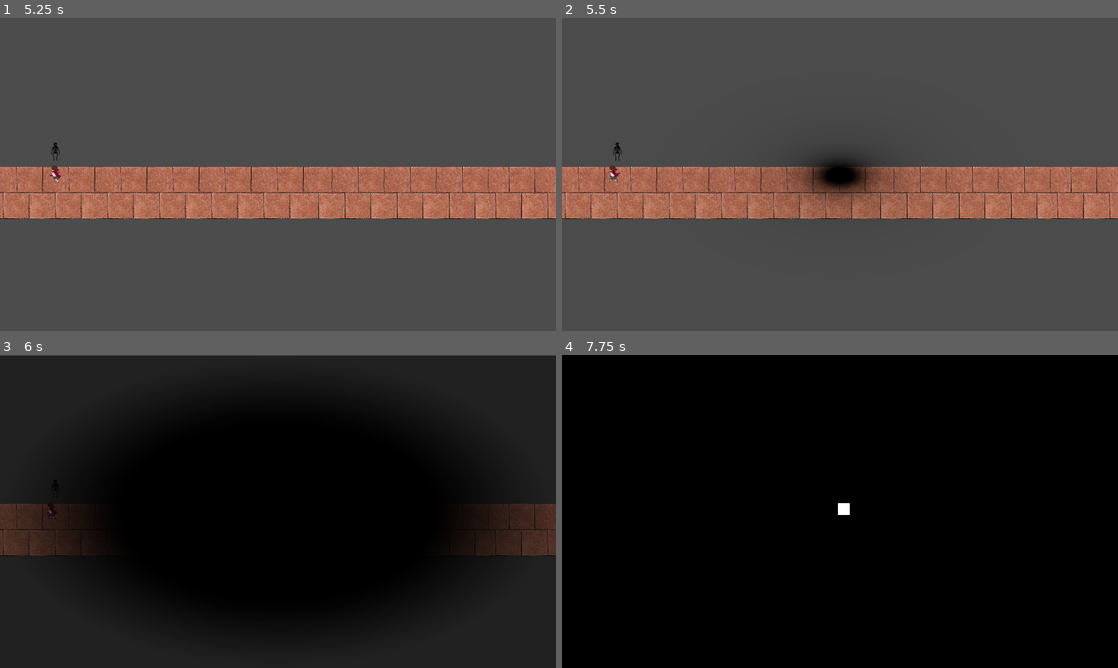
Above: before the commit, frames 1-4 (two rows, left to right).
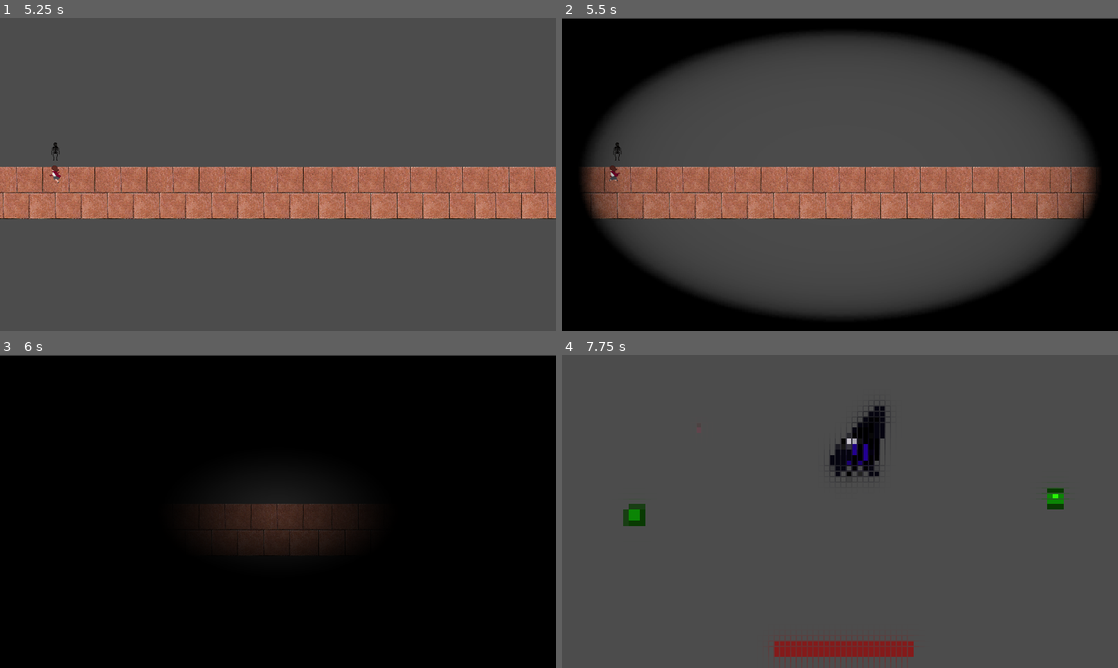
Above: after the commit, the same moments.

Repository: LadyVolk/The-Modern-Triad
Game: Godot game, scene res://Infra/Menu.tscn
The game is run twice, just before and just after one commit, with the same random seed, the same clock (stepped at 60 frames per second) and the same inputs. The engine's default icon, where the game draws it, is replaced by a stand-in: a white triangle on a blue panel in a dark square. Sound files missing from this copy of the repository are replaced by a short silence.
Inputs (mouse positions are in pixels of both pictures, inside the frame that each line leads up to):
- Up to frame 1 (5.25 s): click "START" at 0.5 s; move the mouse to (400, 158) at 1.27 s; hold D (player_right) 1.28-2.03 s; hold Right mouse button (melee_attack) 1.28-2.03 s; move the mouse to (166, 190) at 2.02 s; hold S (player_down) 2.03-2.78 s; tap Space (player_dash) at 2.1 s; move the mouse to (333, 105) at 2.77 s; press the mouse at (333, 105) at 2.78 s; hold D (player_right) 2.78-3.53 s; move the mouse to (250, 237) at 3.52 s; release the mouse at (250, 237) at 3.53 s; hold W (player_up) 3.53-4.28 s; right-click (250, 237) at 3.6 s; move the mouse to (444, 221) at 4.27 s; hold Space (player_dash) 4.28-5.03 s; hold A (player_left) from 4.28 s (still down); move the mouse to (111, 127) at 5.02 s; click (111, 127) at 5.1 s
- Up to frame 2 (5.5 s): keep holding A (player_left)
- Up to frame 3 (6 s): move the mouse to (305, 511) at 5.77 s; release A (player_left) at 5.78 s; hold S (player_down) from 5.78 s (still down); hold Right mouse button (melee_attack) from 5.78 s (still down)
- Up to frame 4 (7.75 s): move the mouse to (756, 433) at 6.52 s; release S (player_down) at 6.53 s; release Right mouse button (melee_attack) at 6.53 s; hold D (player_right) 6.53-7.28 s; tap Space (player_dash) at 6.6 s; move the mouse to (962, 495) at 7.27 s; press the mouse at (962, 495) at 7.28 s; hold W (player_up) from 7.28 s (still down)

Frame 1 is identical in both runs. In frame 2, 46% of the frame differs, in the area x 0-100%, y 0-100%; in frame 3, 47%; in frame 4, 99%.

Commit message:
worked on transition effects

Diff:
--- a/game/Bosses/Depression/Depression.gd
+++ b/game/Bosses/Depression/Depression.gd
@@ -1,5 +1,3 @@
-tool
-
 extends KinematicBody2D
 
 onready var timer = $Timer
@@ -22,7 +20,7 @@
 
 
 func _on_Timer_timeout():
-	if not player or Global.pixel_effect_on:
+	if not player or Global.freeze:
 		return
 	if boss_state == 1:
 		randomize()
@@ -56,7 +54,7 @@
 
 
 func _physics_process(delta):
-	if target_destination and not invincible:
+	if target_destination and not invincible and not Global.freeze:
 		var how_much = delta*speed
 
 		var move_x = how_much_to_move(target_destination.x, position.x, how_much)
--- a/game/Bosses/Depression/Level.gd
+++ b/game/Bosses/Depression/Level.gd
@@ -27,9 +27,16 @@
 	boss.player = player
 	AudioManager.play_bgm("depression")
 
-	$ColorRect/AnimationPlayer.play("PixelEffect")
+	Global.freeze = true
 
-	Global.pixel_effect_on = true
+	$Tween.interpolate_property($Shaders/FadeIn.get_material(), "shader_param/amount",
+								1.0, 0.0, 1.0, Tween.TRANS_QUAD, Tween.EASE_IN)
+	$Tween.start()
+
+	yield($Tween, "tween_completed")
+
+	$Shaders/Pixel/AnimationPlayer.play("PixelEffect")
+
 
 	##yield($ColorRect/AnimationPlayer.play("PixelEffect"), "animation_finished")
 
@@ -175,5 +182,5 @@
 		player.stun(stun_time, direction, force)
 
 
-func _on_AnimationPlayer_animation_finished(anim_name):
-	Global.pixel_effect_on = false
+func _on_AnimationPlayer_animation_finished(_anim_name):
+	Global.freeze = false
--- a/game/Bosses/Depression/Level.tscn
+++ b/game/Bosses/Depression/Level.tscn
@@ -6,12 +6,35 @@
 [ext_resource path="res://Bosses/Depression/Depression.tscn" type="PackedScene" id=4]
 [ext_resource path="res://Infra/FadeScreen.tscn" type="PackedScene" id=5]
 [ext_resource path="res://Life/Pixelation.tres" type="Material" id=6]
+[ext_resource path="res://assets/images/transition/trans_1.png" type="Texture" id=7]
 
 [sub_resource type="RectangleShape2D" id=1]
 extents = Vector2( 300, 350 )
 
 [sub_resource type="RectangleShape2D" id=2]
 extents = Vector2( 580.292, 286.836 )
+
+[sub_resource type="Shader" id=6]
+code = "shader_type canvas_item;
+
+uniform float amount : hint_range(0, 1);
+uniform sampler2D noise_texture;
+
+void fragment(){
+	vec4 noise_pixel_color = texture(noise_texture, UV);
+
+	float noise_color = 1.0 - noise_pixel_color.r;
+
+	float alpha = smoothstep(0.0, noise_color, amount);
+
+	COLOR = vec4(0.0, 0.0, 0.0, alpha);
+
+}"
+
+[sub_resource type="ShaderMaterial" id=5]
+shader = SubResource( 6 )
+shader_param/amount = null
+shader_param/noise_texture = ExtResource( 7 )
 
 [sub_resource type="Animation" id=3]
 resource_name = "PixelEffect"
@@ -127,7 +150,23 @@
 
 [node name="FadeScreen" parent="." instance=ExtResource( 5 )]
 
-[node name="ColorRect" type="ColorRect" parent="."]
+[node name="Tween" type="Tween" parent="."]
+
+[node name="Shaders" type="CanvasLayer" parent="."]
+layer = 2
+
+[node name="FadeIn" type="ColorRect" parent="Shaders"]
+material = SubResource( 5 )
+anchor_right = 1.0
+anchor_bottom = 1.0
+margin_right = 1920.0
+margin_bottom = 1080.0
+color = Color( 0.0196078, 0.0196078, 0.0196078, 1 )
+__meta__ = {
+"_edit_use_anchors_": false
+}
+
+[node name="Pixel" type="ColorRect" parent="Shaders"]
 material = ExtResource( 6 )
 anchor_right = 1.0
 anchor_bottom = 1.0
@@ -137,7 +176,7 @@
 "_edit_use_anchors_": false
 }
 
-[node name="AnimationPlayer" type="AnimationPlayer" parent="ColorRect"]
+[node name="AnimationPlayer" type="AnimationPlayer" parent="Shaders/Pixel"]
 anims/PixelEffect = SubResource( 3 )
 [connection signal="timeout" from="SpeedBoostTimer" to="." method="_on_SpeedBoostTimer_timeout"]
-[connection signal="animation_finished" from="ColorRect/AnimationPlayer" to="." method="_on_AnimationPlayer_animation_finished"]
+[connection signal="animation_finished" from="Shaders/Pixel/AnimationPlayer" to="." method="_on_AnimationPlayer_animation_finished"]
--- a/game/Global.gd
+++ b/game/Global.gd
@@ -2,7 +2,7 @@
 
 var time
 var which_scene
-var pixel_effect_on = false
+var freeze = false
 
 func change_scene(_time, _which_scene):
 
--- a/game/Life/Corridor.gd
+++ b/game/Life/Corridor.gd
@@ -42,4 +42,4 @@
 	$Tween.start()
 	yield($Tween, "tween_completed")
 
-	Global.change_scene(2, "res://Bosses/Depression/Level.tscn")
+	Global.change_scene(0.1, "res://Bosses/Depression/Level.tscn")
--- a/game/Life/base_fade.shader
+++ b/game/Life/base_fade.shader
@@ -6,7 +6,7 @@
 void fragment(){
 	vec4 noise_pixel_color = texture(noise_texture, UV);
 
-	float noise_color = noise_pixel_color.r;
+	float noise_color = 1.0 - noise_pixel_color.r;
 
 	float alpha = smoothstep(0.0, noise_color, amount);
 
--- a/game/Loading.tscn
+++ b/game/Loading.tscn
@@ -12,12 +12,3 @@
 __meta__ = {
 "_edit_use_anchors_": false
 }
-
-[node name="ColorRect2" type="ColorRect" parent="."]
-margin_left = 953.672
-margin_top = 511.075
-margin_right = 993.672
-margin_bottom = 551.075
-__meta__ = {
-"_edit_use_anchors_": false
-}
--- a/game/PlayerStuff/Player.gd
+++ b/game/PlayerStuff/Player.gd
@@ -52,7 +52,7 @@
 		$Camera.current = true
 		$Camera.zoom = Vector2(0.5, 0.5)
 func _process(delta):
-	if disable or Global.pixel_effect_on:
+	if disable or Global.freeze:
 		return
 
 	var mov_vector = Vector2(0, 0)
Not shown: 1 places in game/Bosses/Depression/Level.tscn that only renumber resources
Not shown: 2 places in game/Life/Corridor.tscn that only renumber resources
